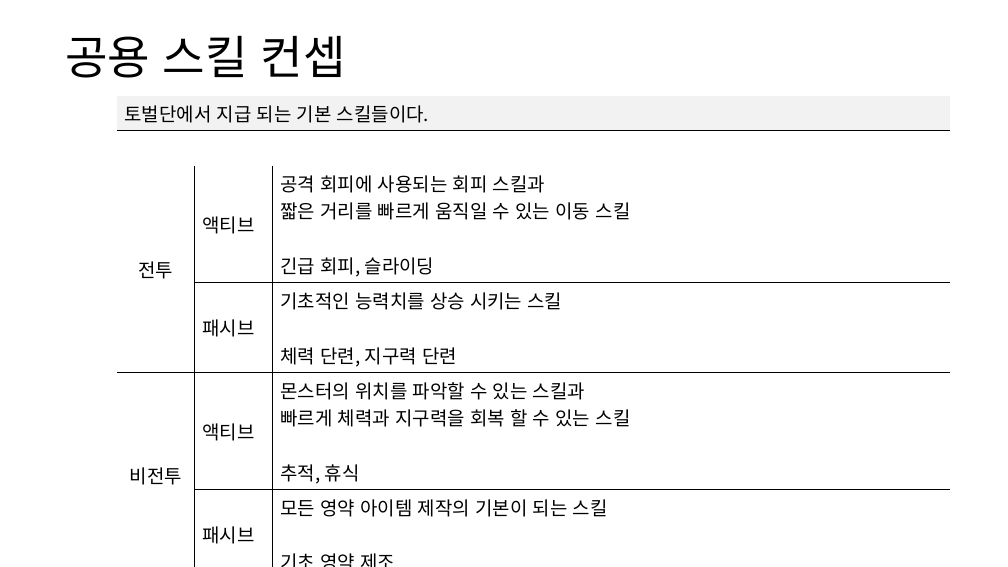
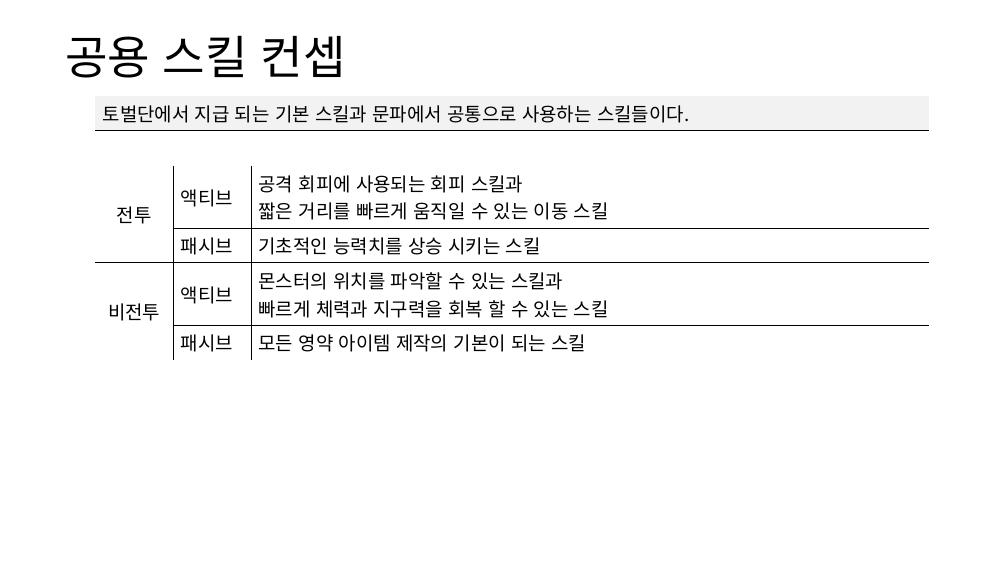
Before and after one commit to yjk0401/unityenginebasic_9th, a slide deck: slide 5 of 기획/방랑엽사전/스킬 기획서.pptx. Drawn at 1008x567 pixels with LibreOffice and Linux fonts; fonts in the diff are those of the drawing. Boxes give left, top, right and bottom in pixels: in the first picture for what was removed or moved away, otherwise in the second. Text is boxed around its words. In the diff, an @@ line names an element or a change of style, - is before the commit and + after.

```diff
--- a/기획/방랑엽사전/스킬 기획서.pptx
+++ b/기획/방랑엽사전/스킬 기획서.pptx
@@ table at (95, 96, 929, 356) @@
-row 1, column 1: 토벌단에서 지급 되는 기본 스킬들이다.
+row 1, column 1: 토벌단에서 지급 되는 기본 스킬과 문파에서 공통으로 사용하는 스킬들이다.
-row 3, column 3: 공격 회피에 사용되는 회피 스킬과 / 짧은 거리를 빠르게 움직일 수 있는 이동 스킬 / 긴급 회피, 슬라이딩
+row 3, column 3: 공격 회피에 사용되는 회피 스킬과 / 짧은 거리를 빠르게 움직일 수 있는 이동 스킬
-row 4, column 3: 기초적인 능력치를 상승 시키는 스킬 / 체력 단련, 지구력 단련
+row 4, column 3: 기초적인 능력치를 상승 시키는 스킬
-row 5, column 3: 몬스터의 위치를 파악할 수 있는 스킬과 / 빠르게 체력과 지구력을 회복 할 수 있는 스킬 / 추적, 휴식
+row 5, column 3: 몬스터의 위치를 파악할 수 있는 스킬과 / 빠르게 체력과 지구력을 회복 할 수 있는 스킬
-row 6, column 3: 모든 영약 아이템 제작의 기본이 되는 스킬 / 기초 영약 제조
+row 6, column 3: 모든 영약 아이템 제작의 기본이 되는 스킬
@@ table: place and size @@
-table at (117, 96, 951, 548)
+table at (95, 96, 929, 356)
```
Also in this commit, not shown: 14 other slides changed, 4 slides added, 3 other files.
